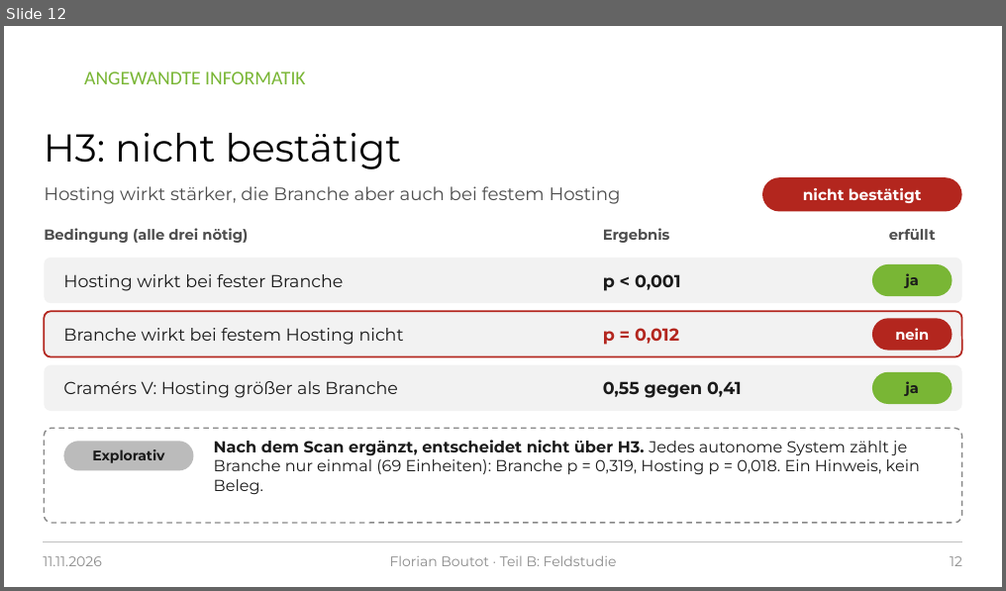
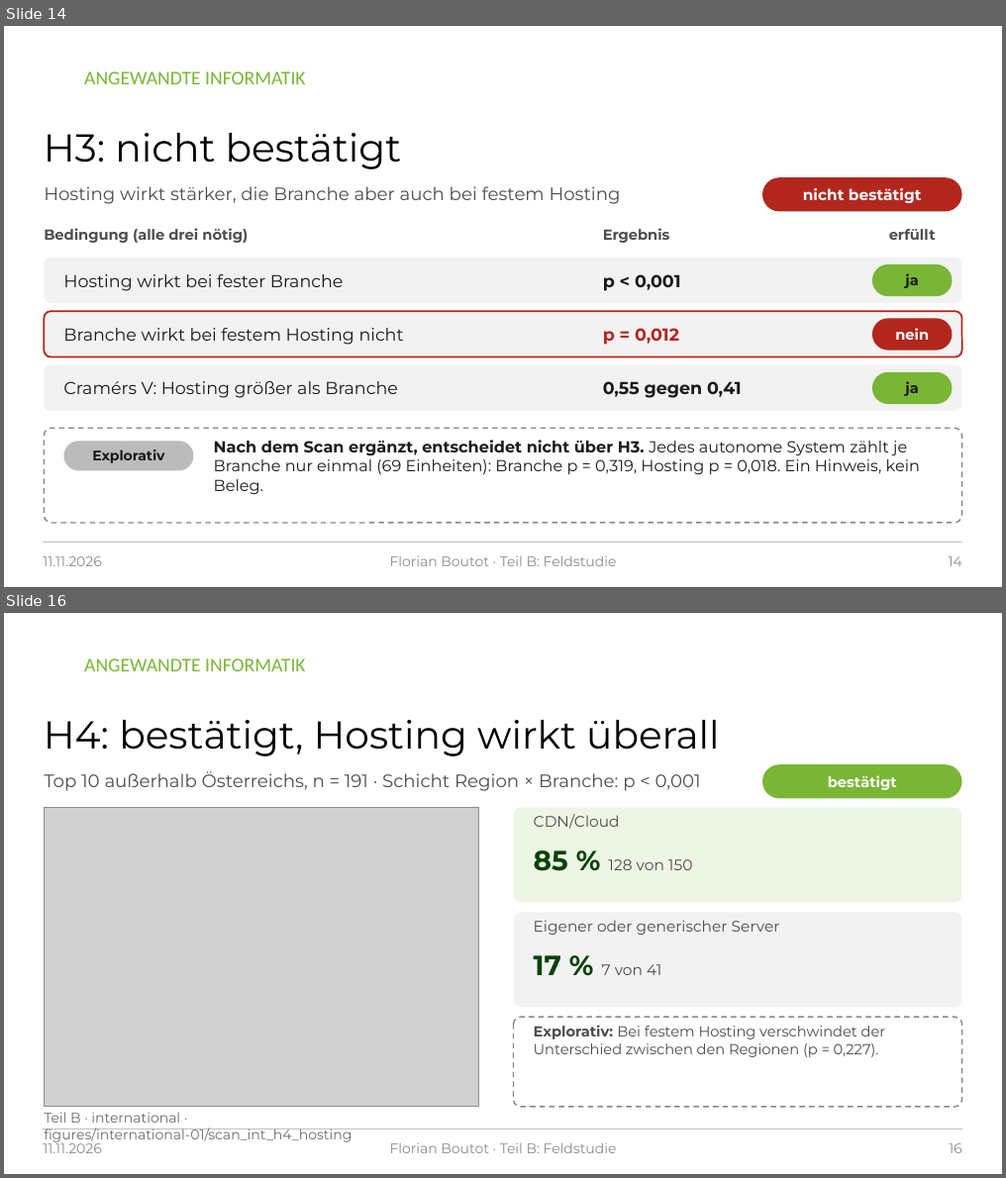
Before and after one commit to raphi98/singer-postquantum-experiment, a slide deck: praesentation/PQ-TLS_Praesentation_2026-11-11.pptx. Shown one above the other, each under a label of ours: slide 12 before the commit, slides 14 and 16 after it; the slides between them are not shown. The pictures are 1006x591 and 1006x1178 pixels, drawn with LibreOffice and Linux fonts; fonts in the diff are those of the drawing; grey boxes stand for pictures; background and template pictures are left out. Boxes give left, top, right and bottom in pixels: in the first picture for what was removed or moved away, otherwise in the second. Text is boxed around its words. In the diff, an @@ line names an element or a change of style, - is before the commit and + after.

```diff
--- a/praesentation/PQ-TLS_Praesentation_2026-11-11.pptx
+++ b/praesentation/PQ-TLS_Praesentation_2026-11-11.pptx
@@ slide 16 added at (4,613,1002,1174), background #FFFFFF; not listed: 2 template elements that a slide beside it also shows @@
@@ title added at (44,720,720,757), 28 pt, text #000000 @@
+H4: bestätigt, Hosting wirkt überall
@@ text added at (44,771,701,791), 13 pt, text #4D4D4D @@
+Top 10 außerhalb Österreichs, n = 191 · Schicht Region × Branche: p < 0,001
@@ rounded rectangle added at (762,764,962,798), fill #79B635, 10.5 pt, text #FFFFFF, bold @@
+bestätigt
@@ picture added at (44,808,478,1107) @@
@@ rounded rectangle added at (513,808,962,902), fill #EDF5E4 @@
@@ text added at (534,814,620,829), 11 pt, text #4D4D4D @@
+CDN/Cloud
@@ text added at (534,851,692,871), 11 pt, text #4D4D4D @@
+85 % 128 von 150
@@ rounded rectangle added at (513,912,962,1007), fill #F2F2F2 @@
@@ text added at (534,920,780,935), 11 pt, text #4D4D4D @@
+Eigener oder generischer Server
@@ text added at (534,956,661,975), 11 pt, text #4D4D4D @@
+17 % 7 von 41
@@ rounded rectangle added at (513,1017,962,1107), fill #FFFFFF, outline #888888 1 pt dashed @@
@@ text added at (534,1025,886,1058), 10.5 pt, text #4D4D4D @@
+Explorativ: Bei festem Hosting verschwindet der Unterschied zwischen den Regionen (p = 0,227).
@@ text added at (44,1112,351,1143), 10 pt, text #6B6B6B @@
+Teil B · international · figures/international-01/scan_int_h4_hosting
@@ text added at (43,1140,102,1154), 10 pt, text #8C8C8C @@
+11.11.2026
@@ text added at (390,1144,617,1154), 10 pt, text #8C8C8C @@
+Florian Boutot · Teil B: Feldstudie
@@ page number added at (948,1144,962,1154), 10 pt, text #8C8C8C @@
+16
@@ what was slide 12 is now slide 14 @@
@@ page number at (948,557,962,567): text changed @@
-12
+14
```
Also in this commit, not shown: 5 slides changed, 4 other slides added, 15 other files.
